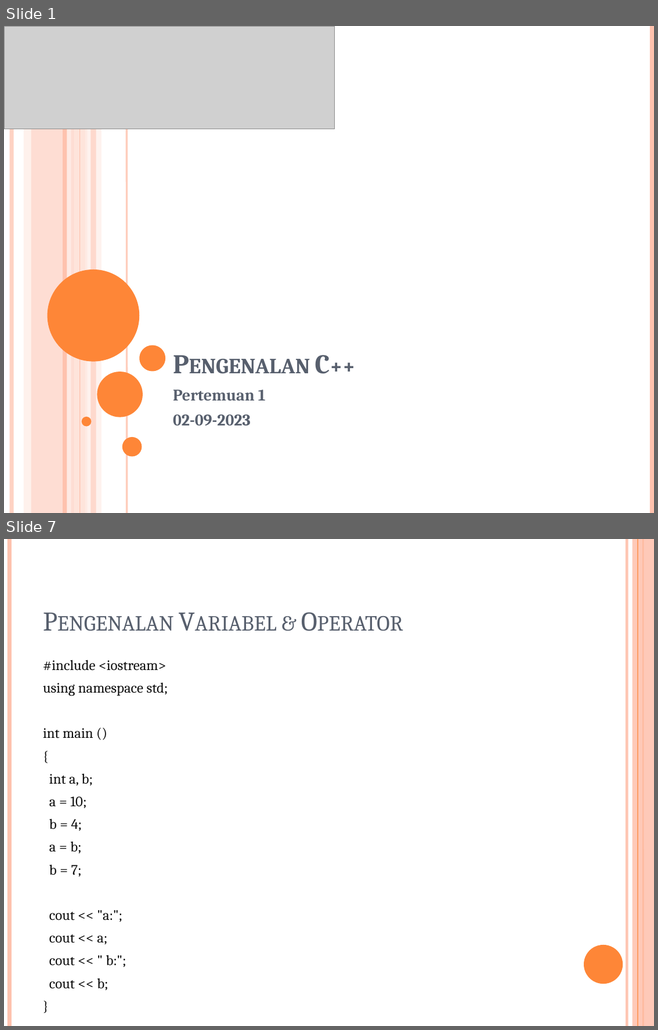
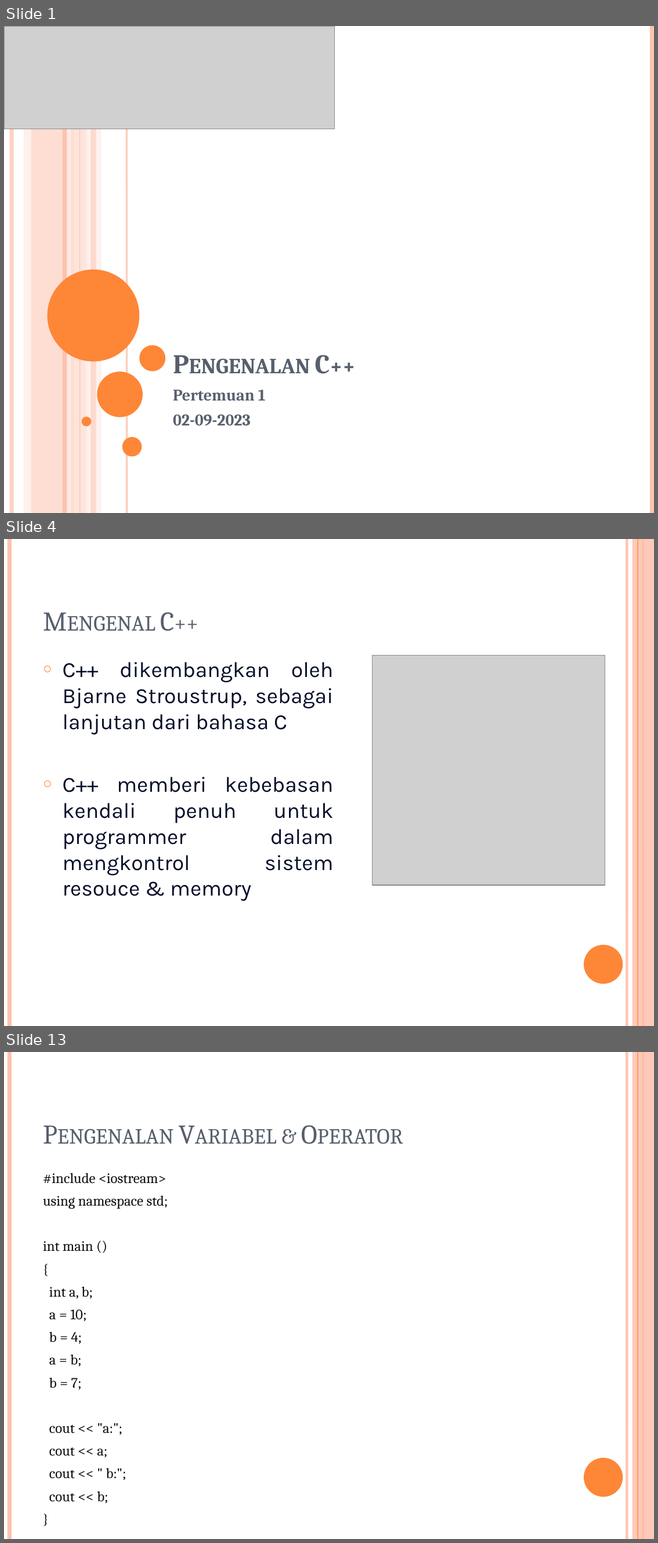
Before and after one commit to tandasanyu/Binus_CPP_2023, a slide deck: Pertemuan1/Pengenalan C++_Pertemuan1_02-09-2023.pptx. Shown one above the other, each under a label of ours: slides 1 and 7 before the commit, slides 1, 4 and 13 after it; the slides between them are not shown. The pictures are 658x1030 and 658x1543 pixels, drawn with LibreOffice and Linux fonts; fonts in the diff are those of the drawing; grey boxes stand for pictures. Boxes give left, top, right and bottom in pixels: in the first picture for what was removed or moved away, otherwise in the second. Text is boxed around its words. In the diff, an @@ line names an element or a change of style, - is before the commit and + after.

```diff
--- a/Pertemuan1/Pengenalan C++_Pertemuan1_02-09-2023.pptx
+++ b/Pertemuan1/Pengenalan C++_Pertemuan1_02-09-2023.pptx
@@ slide 4 added at <box>4,539,654,1026</box>, background #FFFFFF; not listed: 6 template elements that a slide beside it also shows @@
@@ title added at <box>160,612,174,631</box>, 30 pt, text #575F6D, small capitals @@
+Mengenal C++
@@ picture added at <box>372,655,605,885</box> @@
@@ text added at <box>63,662,333,901</box>, 24 pt, text #040C28 @@
+○ C++ dikembangkan oleh Bjarne Stroustrup, sebagai lanjutan dari bahasa C
+○ C++ memberi kebebasan kendali penuh untuk programmer dalam mengkontrol sistem resouce & memory
@@ what was slide 7 is now slide 13 @@
```
Also in this commit, not shown: 9 slides changed, 8 other slides added.
